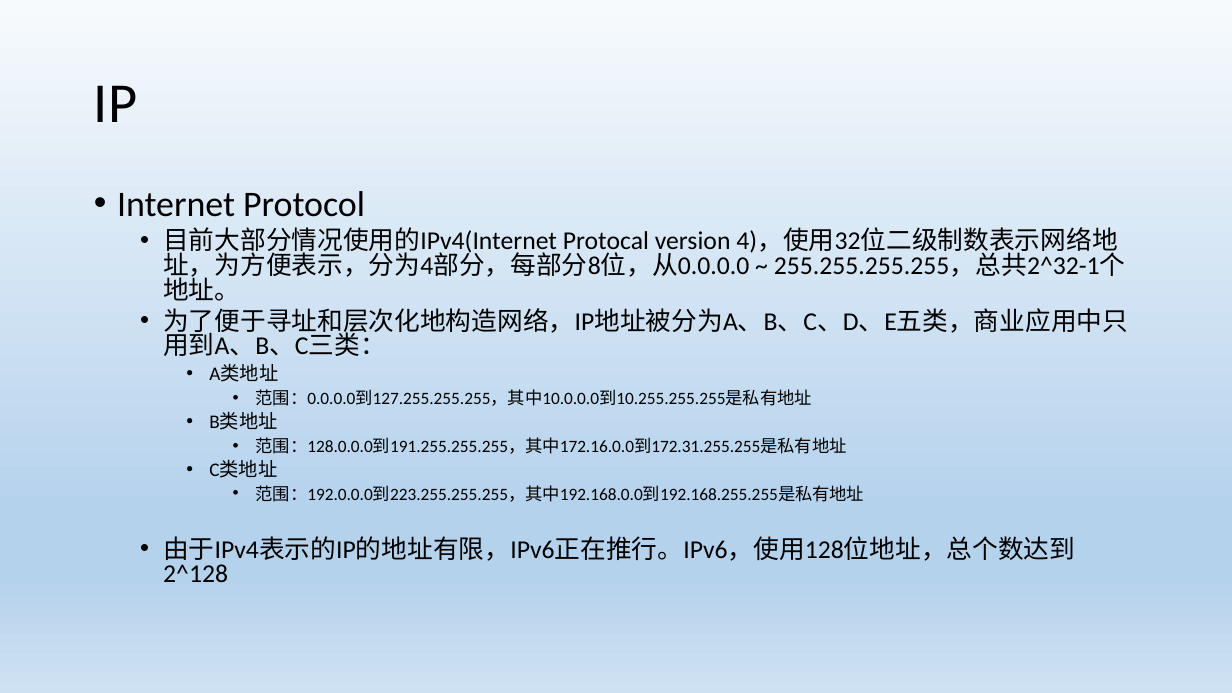
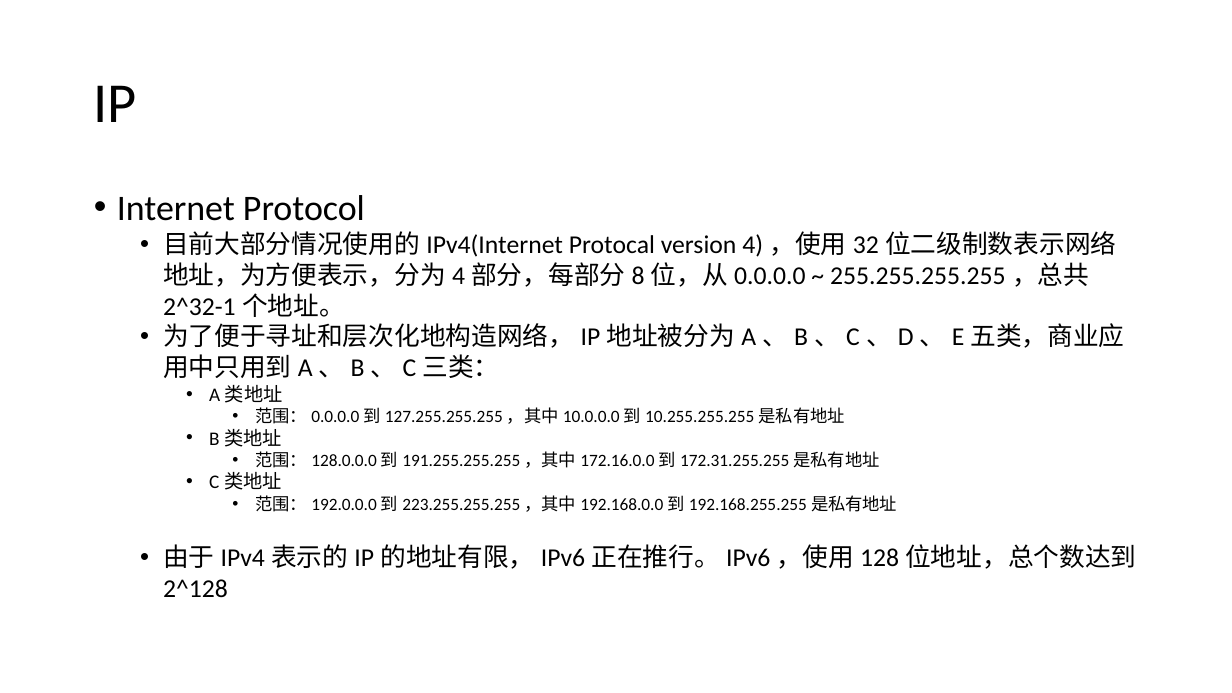
Before and after one commit to LiBilly/demo, a slide deck: slide 2 of doc/web api.pptx. Drawn at 1232x693 pixels with LibreOffice and Linux fonts; fonts in the diff are those of the drawing. Boxes give left, top, right and bottom in pixels: in the first picture for what was removed or moved away, otherwise in the second. Text is boxed around its words. In the diff, an @@ line names an element or a change of style, - is before the commit and + after.

```diff
--- a/doc/web api.pptx
+++ b/doc/web api.pptx
@@ background gradient #F7FAFD to #B5D2EC to #CEE1F2 to #FFFFFF @@
@@ text "Internet Protocol" at box(117, 195, 1136, 598): line spacing 0.8 to 0.9; less space between paragraphs; line spacing 0.8 to 1 @@
```
Also in this commit, not shown: 4 other slides changed, 1 slide added, 7 other files.
